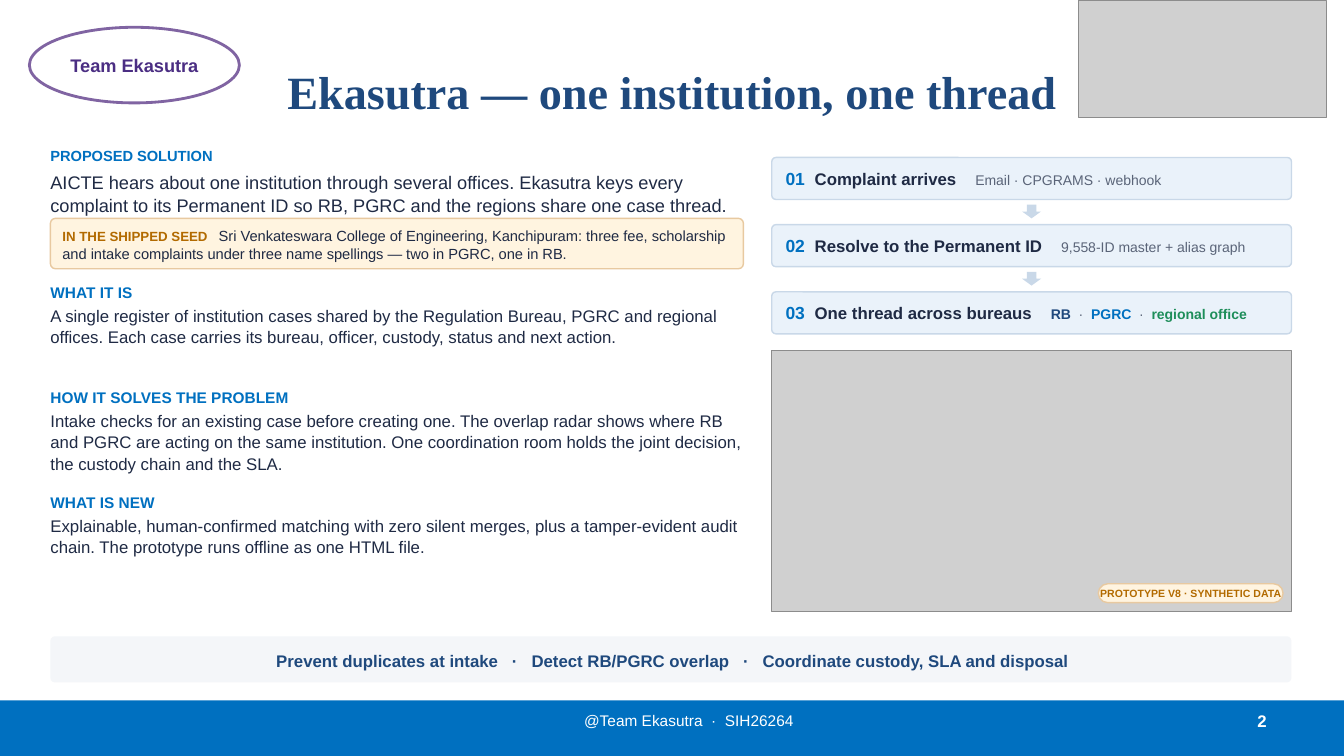
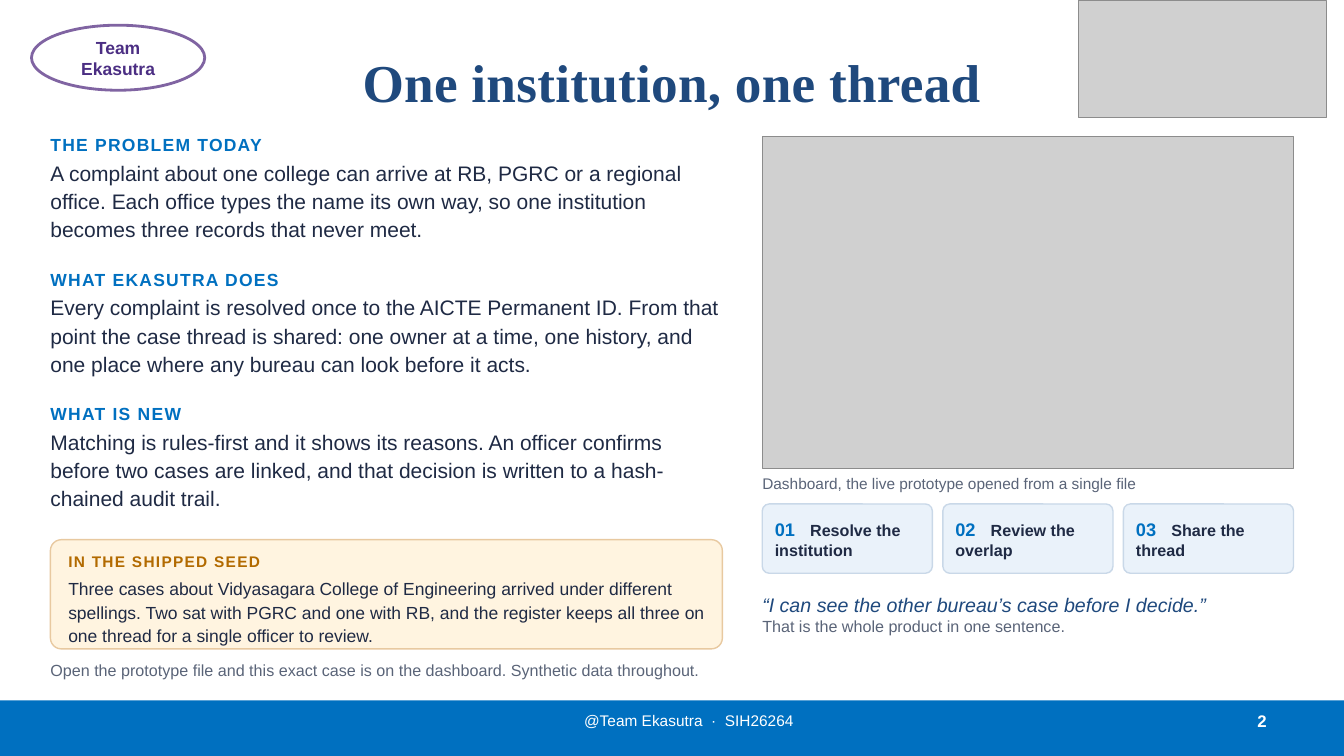
Before and after one commit to jvjerwinece/SIH26264, a slide deck: slide 2 of submission/Ekasutra_SIH2026_SIH26264_Official.pptx. Drawn at 1344x756 pixels with LibreOffice and Linux fonts; fonts in the diff are those of the drawing; grey boxes stand for pictures. Boxes give left, top, right and bottom in pixels: in the first picture for what was removed or moved away, otherwise in the second. Text is boxed around its words. In the diff, an @@ line names an element or a change of style, - is before the commit and + after.

Commit message:
feat: rebuild the portal deck at the winning deck's reading level
Titles 38 pt serif, body 15 pt, no middot strips; captures on pages 2, 5
and 6 and a native three-branch match tree on page 3. Page 5 now names the
social, economic and environmental benefits the template asks for.
Institution names in the seed and every capture are fictional.

```diff
--- a/submission/Ekasutra_SIH2026_SIH26264_Official.pptx
+++ b/submission/Ekasutra_SIH2026_SIH26264_Official.pptx
@@ ellipse "Team Ekasutra": place and size @@
-ellipse "Team Ekasutra" at [29, 27, 239, 103]
+ellipse "Team Ekasutra" at [31, 25, 205, 91]
@@ ellipse "Team Ekasutra" at [31, 25, 205, 91]: size 13 to 12.5 pt @@
@@ title at [363, 65, 980, 110]: text changed; size 33 to 38 pt @@
-Ekasutra — one institution, one thread
+One institution, one thread
@@ text at [50, 138, 261, 151]: text changed; size 10.5 to 12.5 pt @@
-PROPOSED SOLUTION
+THE PROBLEM TODAY
@@ picture added at [762, 136, 1294, 468] @@
@@ text at [50, 165, 681, 238]: text changed; size 13 to 15 pt @@
-AICTE hears about one institution through several offices. Ekasutra keys every complaint to its Permanent ID so RB, PGRC and the regions share one case thread.
+A complaint about one college can arrive at RB, PGRC or a regional office. Each office types the name its own way, so one institution becomes three records that never meet.
@@ rounded rectangle removed at [772, 157, 1293, 200] @@
-01 Complaint arrives Email · CPGRAMS · webhook
@@ down arrow removed at [1022, 205, 1042, 219] @@
@@ rounded rectangle removed at [50, 219, 744, 269] @@
-IN THE SHIPPED SEED Sri Venkateswara College of Engineering, Kanchipuram: three fee, scholarship and intake complaints under three name spellings — two in PGRC, one in RB.
@@ text at [50, 299, 718, 376]: text changed; size 11 to 15 pt; text colour #0070C0 to #1F2A44; bold off @@
-WHAT IT IS
+Every complaint is resolved once to the AICTE Permanent ID. From that point the case thread is shared: one owner at a time, one history, and one place where any bureau can look before it acts.
@@ text added at [50, 273, 278, 286], 12.5 pt, text #0070C0, bold @@
+WHAT EKASUTRA DOES
@@ rounded rectangle removed at [772, 292, 1293, 335] @@
-03 One thread across bureaus RB · PGRC · regional office
@@ down arrow removed at [1022, 272, 1042, 286] @@
@@ text removed at [50, 310, 717, 347] @@
-A single register of institution cases shared by the Regulation Bureau, PGRC and regional offices. Each case carries its bureau, officer, custody, status and next action.
@@ picture removed at [772, 351, 1293, 611] @@
@@ text "WHAT IS NEW": place and size @@
-text "WHAT IS NEW" at [50, 497, 155, 508]
+text "WHAT IS NEW" at [50, 407, 181, 420]
@@ text "WHAT IS NEW" at [50, 407, 181, 420]: size 11 to 12.5 pt, letter spacing 0 to 0.9 pt @@
@@ text removed at [50, 415, 741, 474] @@
-Intake checks for an existing case before creating one. The overlap radar shows where RB and PGRC are acting on the same institution. One coordination room holds the joint decision, the custody chain and the SLA.
@@ text at [50, 434, 664, 506]: text changed; size 11 to 15 pt; text colour #0070C0 to #1F2A44; bold off @@
-HOW IT SOLVES THE PROBLEM
+Matching is rules-first and it shows its reasons. An officer confirms before two cases are linked, and that decision is written to a hash-chained audit trail.
@@ text added at [762, 478, 1136, 492], 11 pt, text #5A6478 @@
+Dashboard, the live prototype opened from a single file
@@ rounded rectangle added at [762, 504, 933, 574], fill #EAF2FA, outline #C9D8E8 1 pt, 11.5 pt, text #1F2A44, bold @@
+01 Resolve the institution
@@ rounded rectangle "02 Review the overlap": place and size @@
-rounded rectangle "02 Review the overlap" at [772, 225, 1293, 267]
+rounded rectangle "02 Review the overlap" at [943, 504, 1113, 574]
@@ rounded rectangle added at [1124, 504, 1295, 574], fill #EAF2FA, outline #C9D8E8 1 pt, 11.5 pt, text #1F2A44, bold @@
+03 Share the thread
@@ text removed at [50, 520, 737, 557] @@
-Explainable, human-confirmed matching with zero silent merges, plus a tamper-evident audit chain. The prototype runs offline as one HTML file.
@@ rounded rectangle added at [50, 539, 723, 648], fill #FFF4E0, outline #E8C9A0 1 pt, 12.5 pt, text #1F2A44 @@
+IN THE SHIPPED SEED
+Three cases about Vidyasagara College of Engineering arrived under different spellings. Two sat with PGRC and one with RB, and the register keeps all three on one thread for a single officer to review.
@@ text in rounded rectangle at [955, 523, 1075, 560]: text changed; size 10 to 11.5 pt; text colour #5A6478 to #1F2A44 @@
-02 Resolve to the Permanent ID 9,558-ID master + alias graph
+02 Review the overlap
@@ text added at [762, 597, 1206, 635], 14 pt, text #1F497D, italic @@
+“I can see the other bureau’s case before I decide.”
+That is the whole product in one sentence.
@@ rounded rectangle removed at [1099, 584, 1284, 603] @@
@@ text removed at [1100, 589, 1281, 600] @@
-PROTOTYPE V8 · SYNTHETIC DATA
@@ rounded rectangle removed at [50, 636, 1292, 683] @@
-Prevent duplicates at intake · Detect RB/PGRC overlap · Coordinate custody, SLA and disposal
@@ text added at [50, 664, 699, 680], 11.5 pt, text #5A6478 @@
+Open the prototype file and this exact case is on the dashboard. Synthetic data throughout.
```
Also in this commit, not shown: 5 other slides changed, 11 other files.
